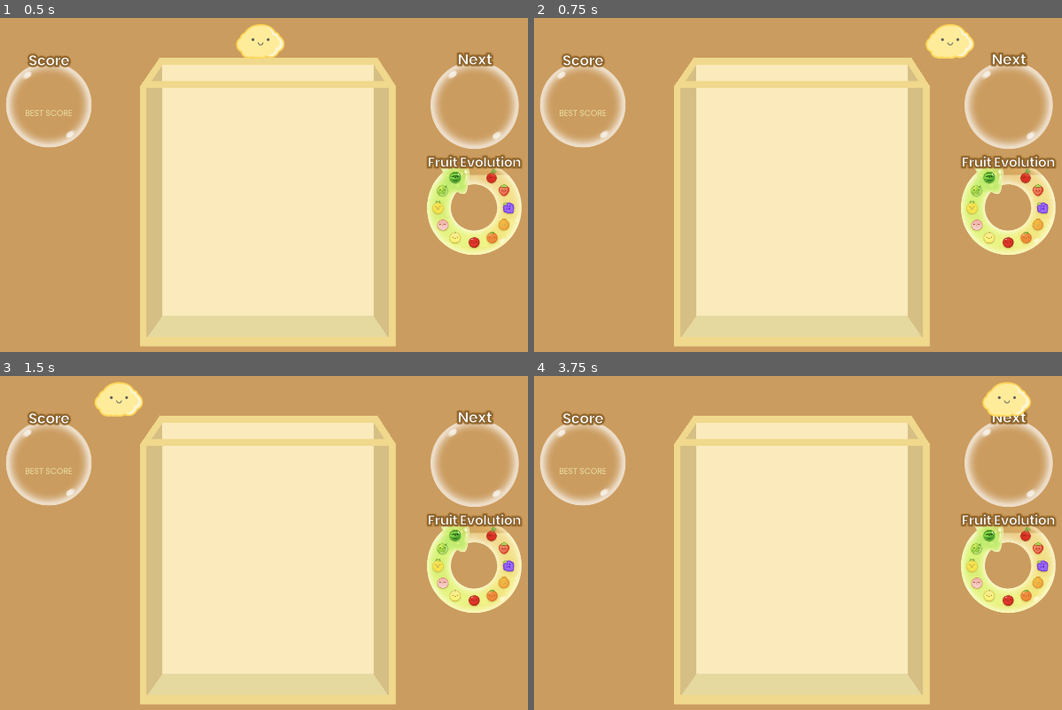
Above: before the commit, frames 1-4 (two rows, left to right).
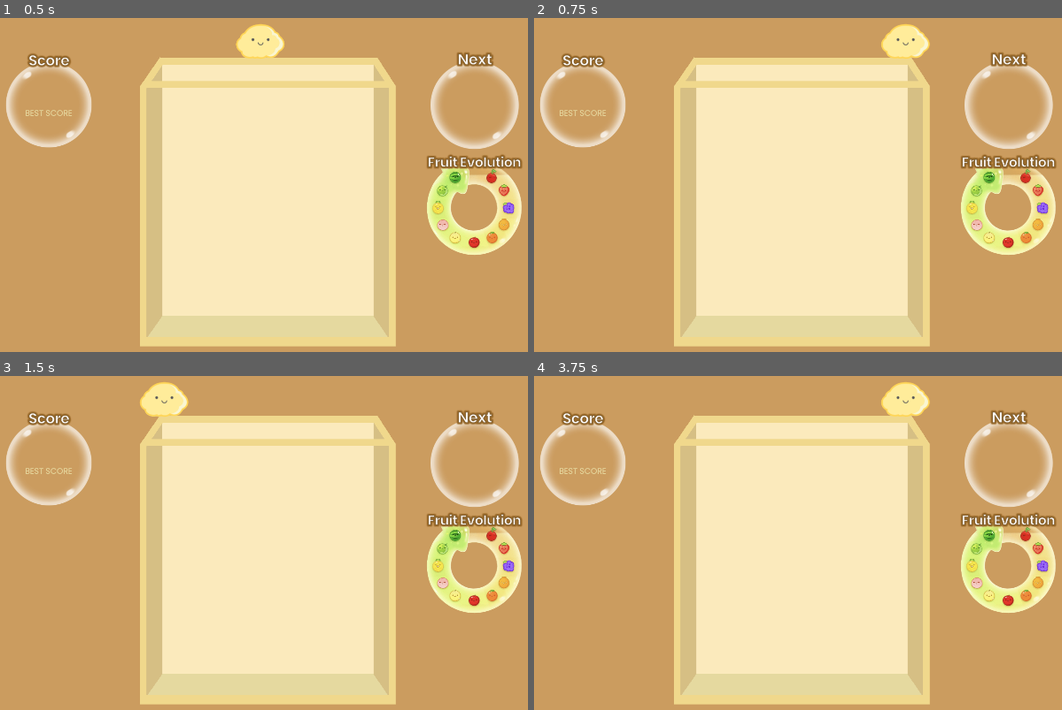
Above: after the commit, the same moments.

Repository: scohenpelletier1/aylins-suika-game
Game: Godot game, scene res://Scenes/gameView.tscn
Two runs of this game, one before a commit and one after it. Both use one fixed random seed, a clock stepped at 60 frames per second and the inputs below.
Inputs (mouse positions are in pixels of both pictures, inside the frame that each line leads up to):
- Up to frame 1 (0.5 s): no input
- Up to frame 2 (0.75 s): tap Enter at 0.5 s; move the mouse to (951, 181) at 0.52 s
- Up to frame 3 (1.5 s): tap Space at 1.25 s; move the mouse to (121, 579) at 1.27 s
- Up to frame 4 (3.75 s): tap Enter at 2, 3.5 s; move the mouse to (866, 472) at 2.02 s; tap Space at 2.75 s; move the mouse to (761, 639) at 2.77 s; move the mouse to (1009, 619) at 3.52 s

Frame 1 is identical in both runs. In frame 2, 1.4% of the frame differs, in the area x 65-84%, y 1-13%; in frame 3, 1.4%; in frame 4, 1.4%, in the area x 65-95%, y 1-13%.

Commit message:
1.1.4: Added Wall Collisions
Added wall collisions for the player so that it can only move in a certain area. This makes me remember why I like unity more than godot, it can handle collisions so much better. I'm suffering for you Aylin :(

Diff:
--- a/Scenes/gameView.tscn
+++ b/Scenes/gameView.tscn
@@ -9,40 +9,34 @@
 size = Vector2(690, 23)
 
 [sub_resource type="RectangleShape2D" id="RectangleShape2D_p0u6d"]
-size = Vector2(20, 379)
+size = Vector2(604, 379)
 
 [node name="GameView" type="Node2D"]
 
 [node name="Background Elements" type="Node2D" parent="."]
-metadata/_edit_lock_ = true
 
 [node name="Background Color" type="Polygon2D" parent="Background Elements"]
 position = Vector2(-479, -362.00003)
 scale = Vector2(2.7071059, 2.836141)
 color = Color(0.79607844, 0.6117647, 0.37254903, 1)
 polygon = PackedVector2Array(2, 1, 3, 654, 1154, 652, 1156, 7)
-metadata/_edit_lock_ = true
 
 [node name="Score" type="Sprite2D" parent="Background Elements"]
 position = Vector2(391, 252)
 scale = Vector2(0.6311983, 0.6311983)
 texture = ExtResource("15_l5n2q")
-metadata/_edit_lock_ = true
 
 [node name="NextFruit" type="Sprite2D" parent="Background Elements"]
 position = Vector2(1545.0001, 254.00002)
 scale = Vector2(0.65016234, 0.65016234)
 texture = ExtResource("14_dxk1r")
-metadata/_edit_lock_ = true
 
 [node name="FruitEvolution" type="Sprite2D" parent="Background Elements"]
 position = Vector2(1538, 558)
 scale = Vector2(0.6440678, 0.64406776)
 texture = ExtResource("1_5gsrv")
-metadata/_edit_lock_ = true
 
 [node name="Box" type="Node2D" parent="Background Elements"]
-metadata/_edit_lock_ = true
 
 [node name="Interior7" type="ColorRect" parent="Background Elements/Box"]
 offset_left = 1244.8396
@@ -179,21 +173,23 @@
 offset_bottom = 11.0
 color = Color(0.9411765, 0.84705883, 0.54901963, 1)
 
-[node name="StaticBody2D2" type="StaticBody2D" parent="Background Elements"]
-position = Vector2(1375, 229)
-metadata/_edit_lock_ = true
+[node name="Player" parent="." instance=ExtResource("1_nfojt")]
+position = Vector2(960, 93)
 
-[node name="CollisionShape2D" type="CollisionShape2D" parent="Background Elements/StaticBody2D2"]
-position = Vector2(0, -39)
+[node name="PlayerWall1" type="StaticBody2D" parent="."]
+position = Vector2(621, 229)
+disable_mode = 1
+collision_layer = 2
+
+[node name="CollisionShape2D" type="CollisionShape2D" parent="PlayerWall1"]
+position = Vector2(-292, -39.5)
 shape = SubResource("RectangleShape2D_p0u6d")
 
-[node name="StaticBody2D" type="StaticBody2D" parent="Background Elements"]
-position = Vector2(593, 229)
-metadata/_edit_lock_ = true
+[node name="PlayerWall2" type="StaticBody2D" parent="."]
+position = Vector2(1638, 229)
+disable_mode = 1
+collision_layer = 2
 
-[node name="CollisionShape2D" type="CollisionShape2D" parent="Background Elements/StaticBody2D"]
-position = Vector2(0, -39.5)
+[node name="CollisionShape2D" type="CollisionShape2D" parent="PlayerWall2"]
+position = Vector2(-10, -39)
 shape = SubResource("RectangleShape2D_p0u6d")
-
-[node name="Player" parent="." instance=ExtResource("1_nfojt")]
-position = Vector2(960, 93)
--- a/Scripts/playerBehavior.gd
+++ b/Scripts/playerBehavior.gd
@@ -1,11 +1,13 @@
 extends CharacterBody2D
-@export var speed = 3
+var speed := Vector2(0, 0)
 
 # Called when the node enters the scene tree for the first time.
 func _ready() -> void:
+	# starting position for the player
 	global_position.x = 960
 	global_position.y = 91
 
-# Called every frame. 'delta' is the elapsed time since the previous frame.
-func _process(delta: float) -> void:
-	global_position.x = get_global_mouse_position().x
+func _physics_process(delta: float) -> void:
+	var target_x = get_global_mouse_position().x
+	velocity = Vector2((target_x - global_position.x) / delta, 0)
+	move_and_slide()
--- a/Sprites/player.tscn
+++ b/Sprites/player.tscn
@@ -4,8 +4,8 @@
 [ext_resource type="Script" uid="uid://cxkixfv8n7dw2" path="res://Scripts/playerBehavior.gd" id="1_bmk3q"]
 
 [node name="Player" type="CharacterBody2D"]
+collision_mask = 2
 script = ExtResource("1_bmk3q")
-speed = -100
 
 [node name="Sprite2D" type="Sprite2D" parent="."]
 scale = Vector2(0.64, 0.64)
--- a/project.godot
+++ b/project.godot
@@ -20,6 +20,11 @@
 window/size/viewport_width=1920
 window/size/viewport_height=1080
 
+[layer_names]
+
+2d_physics/layer_1="Player"
+2d_physics/layer_2="Walls"
+
 [rendering]
 
 renderer/rendering_method="gl_compatibility"
